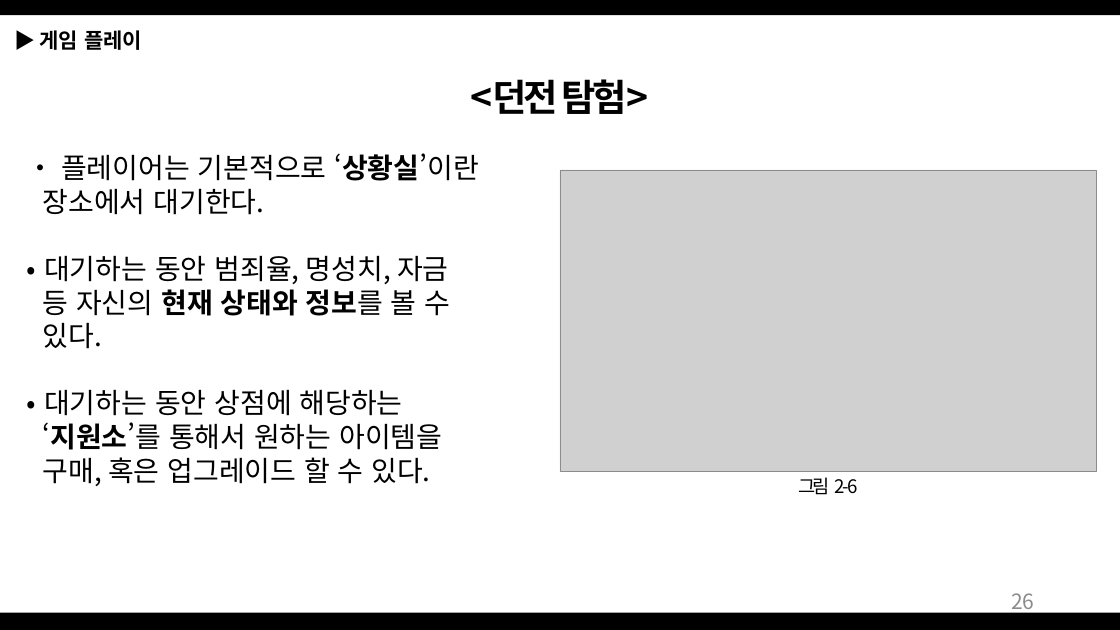
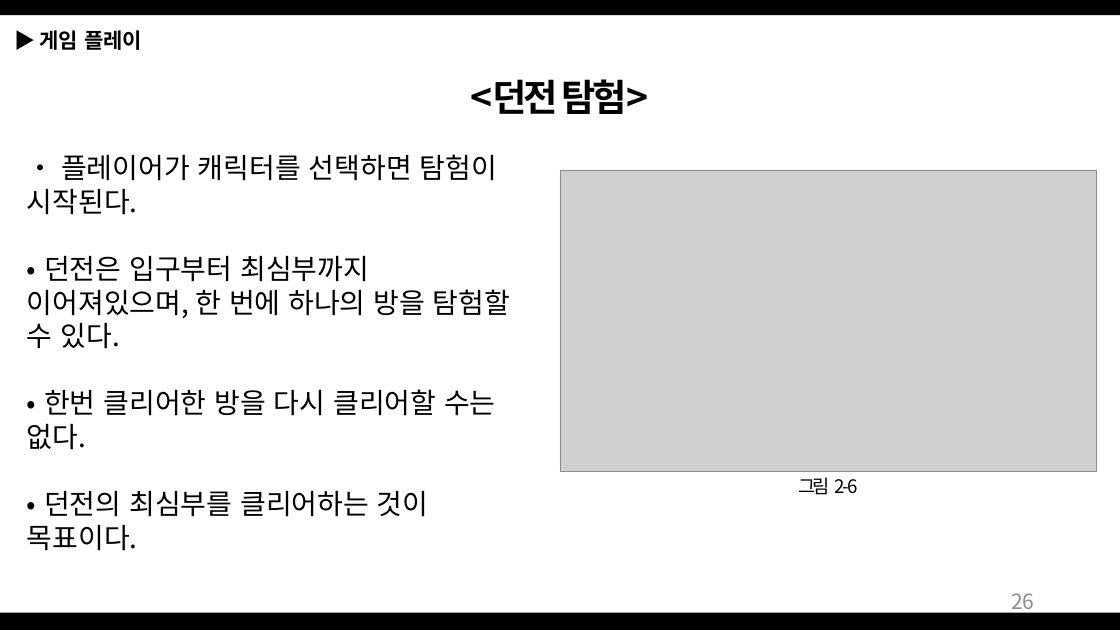
Before and after one commit to Bumizi/GameDesign, a slide deck: slide 26 of 2018 동계방학 기획자 특훈/Dungeon Tamer_190103.pptx. Drawn at 1120x630 pixels with LibreOffice and Linux fonts; fonts in the diff are those of the drawing; grey boxes stand for pictures. Boxes give left, top, right and bottom in pixels: in the first picture for what was removed or moved away, otherwise in the second. Text is boxed around its words. In the diff, an @@ line names an element or a change of style, - is before the commit and + after.

Commit message:
Dungeon Tamer 3차
제안서 3차
-게임 플레이

```diff
--- a/2018 동계방학 기획자 특훈/Dungeon Tamer_190103.pptx
+++ b/2018 동계방학 기획자 특훈/Dungeon Tamer_190103.pptx
@@ text at [27,154,510,551]: text changed @@
-• 플레이어는 기본적으로 ‘상황실’이란
-장소에서 대기한다.
-• 대기하는 동안 범죄율, 명성치, 자금
-등 자신의 현재 상태와 정보를 볼 수
-있다.
-• 대기하는 동안 상점에 해당하는
-‘지원소’를 통해서 원하는 아이템을
-구매, 혹은 업그레이드 할 수 있다.
+• 플레이어가 캐릭터를 선택하면 탐험이 시작된다.
+• 던전은 입구부터 최심부까지 이어져있으며, 한 번에 하나의 방을 탐험할 수 있다.
+• 한번 클리어한 방을 다시 클리어할 수는 없다.
+• 던전의 최심부를 클리어하는 것이 목표이다.
```
Also in this commit, not shown: 12 other slides changed.
